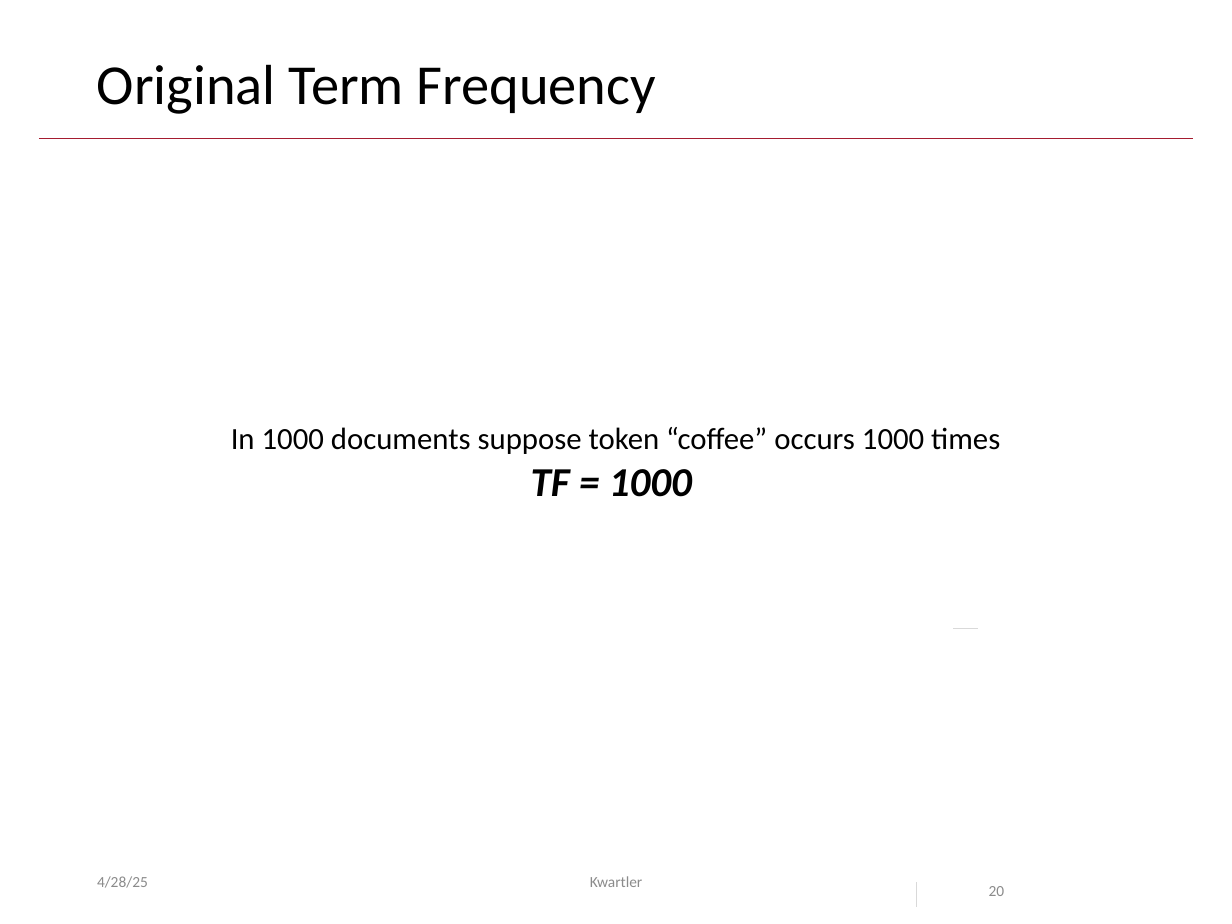
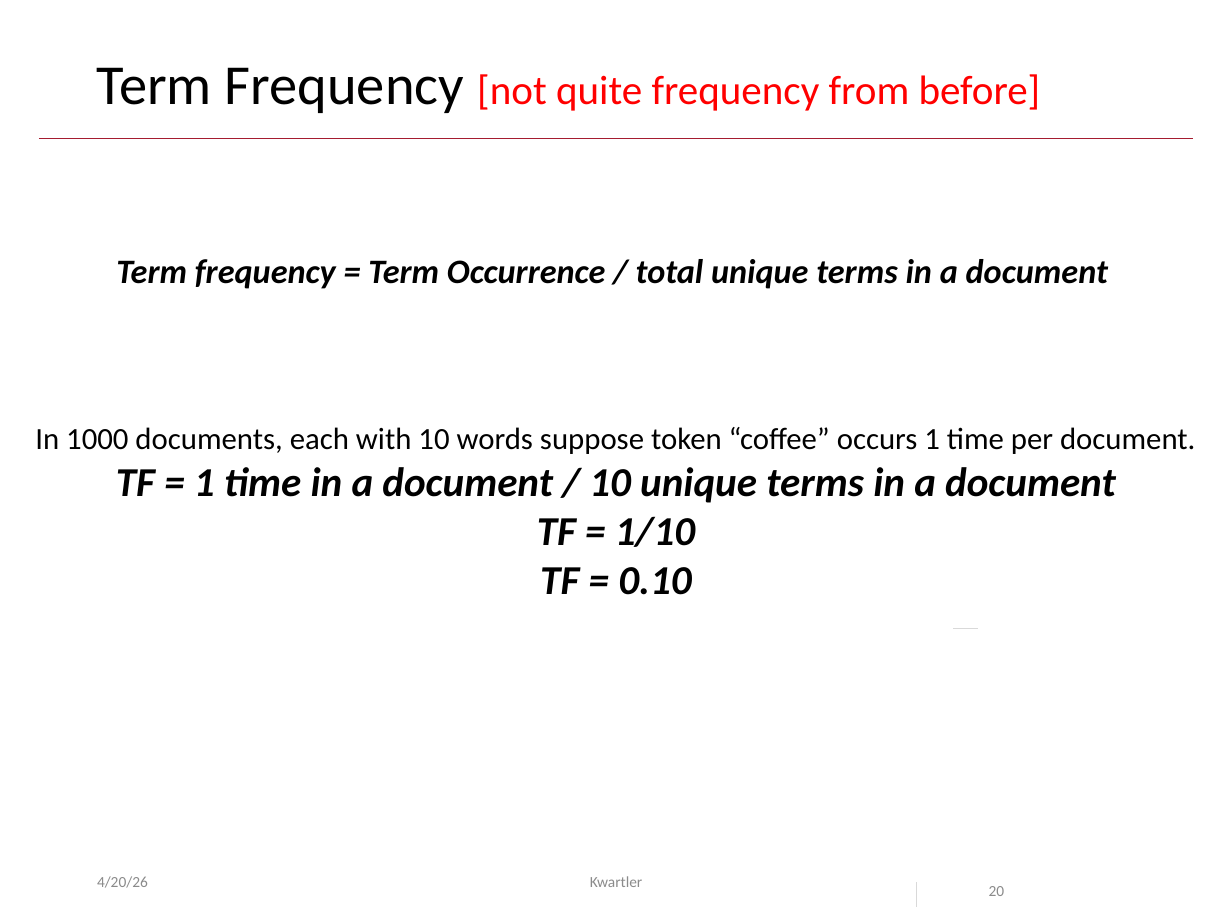
Before and after one commit to kwartler/Harvard_DataMining_Business_Student, a slide deck: slide 20 of Lessons/L_Text_Mining_2/B_wordClouds_frequency.pptx. Drawn at 1232x924 pixels with LibreOffice and Linux fonts; fonts in the diff are those of the drawing; background and template pictures are left out. Boxes give left, top, right and bottom in pixels: in the first picture for what was removed or moved away, otherwise in the second. Text is boxed around its words. In the diff, an @@ line names an element or a change of style, - is before the commit and + after.

```diff
--- a/Lessons/L_Text_Mining_2/B_wordClouds_frequency.pptx
+++ b/Lessons/L_Text_Mining_2/B_wordClouds_frequency.pptx
@@ title at (97, 67, 1041, 113): text changed; size 33 to 24 pt; text colour #000000 to #FF0000 @@
-Original Term Frequency
+Term Frequency [not quite frequency from before]
@@ text added at (116, 259, 1108, 289), 20 pt, text #000000, bold, italic @@
+Term frequency = Term Occurrence / total unique terms in a document
@@ text at (35, 427, 1195, 595): text changed @@
-In 1000 documents suppose token “coffee” occurs 1000 times
-TF = 1000
+In 1000 documents, each with 10 words suppose token “coffee” occurs 1 time per document.
+TF = 1 time in a document / 10 unique terms in a document
+TF = 1/10
+TF = 0.10
@@ text at (97, 876, 148, 888): text changed @@
-4/28/25
+4/20/26
```
Also in this commit, not shown: 20 other slides changed, 1 slide added, 8 other files.
